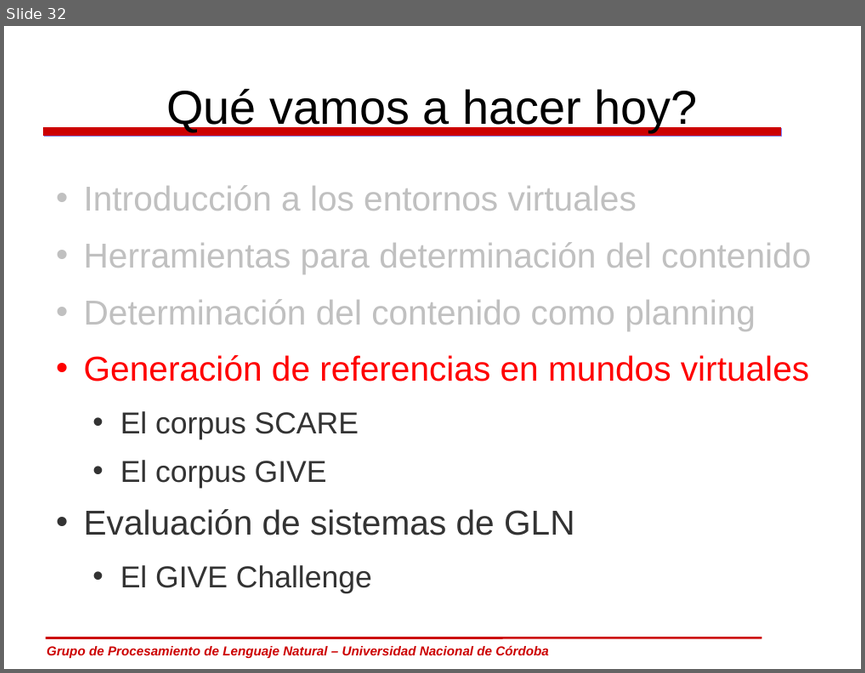
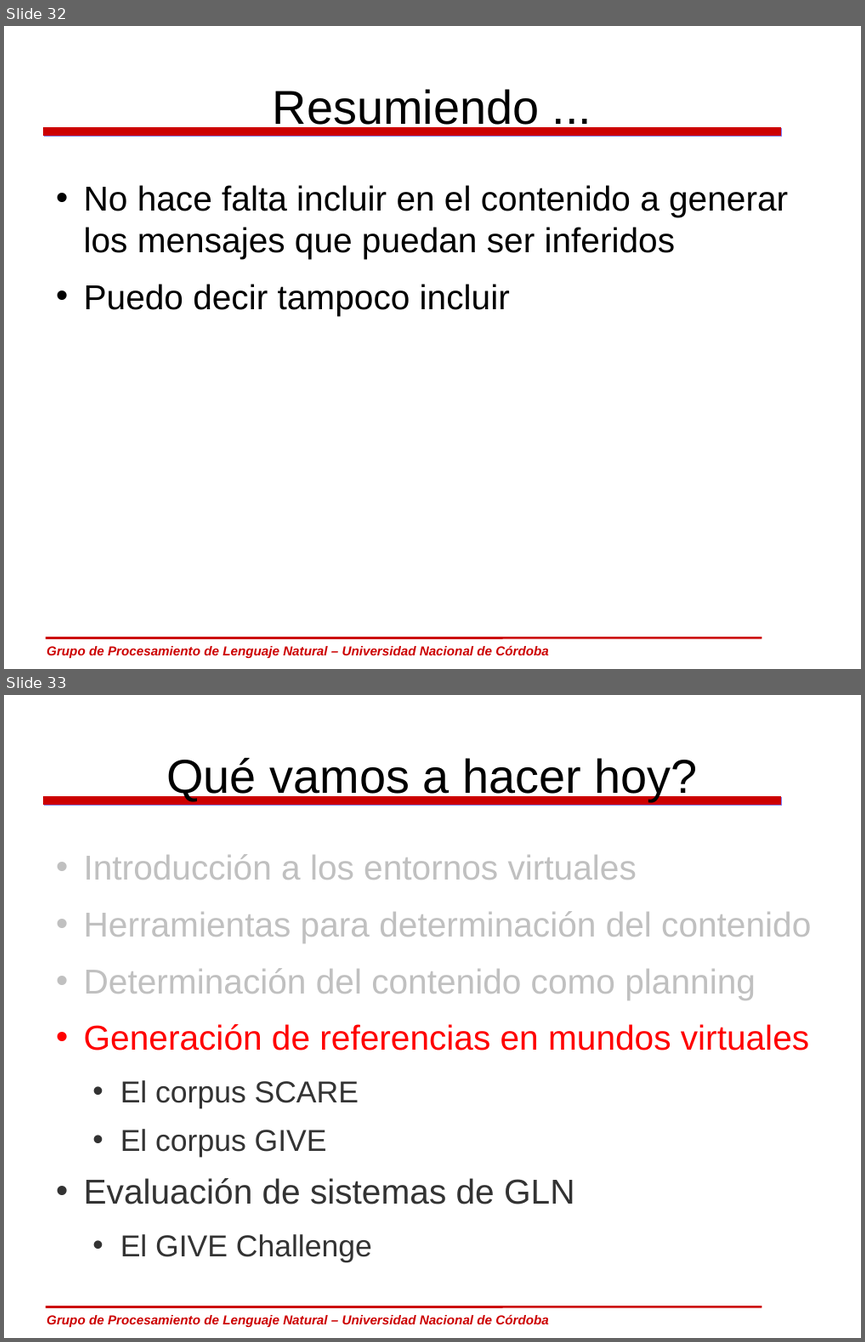
Before and after one commit to carlosareces/elic10, a slide deck: slides/dia5.odp. Shown one above the other, each under a label of ours: slide 32 before the commit, slides 32 and 33 after it. The pictures are 865x673 and 865x1342 pixels, drawn with LibreOffice and Linux fonts; fonts in the diff are those of the drawing; background and template pictures are left out. Boxes give left, top, right and bottom in pixels: in the first picture for what was removed or moved away, otherwise in the second. Text is boxed around its words. In the diff, an @@ line names an element or a change of style, - is before the commit and + after.

```diff
--- a/slides/dia5.odp
+++ b/slides/dia5.odp
@@ slide 32 added at [4, 26, 861, 669], background #FFFFFF; not listed: 3 template elements that a slide beside it also shows @@
@@ title added at [273, 89, 540, 132], 44 pt, text #000000 @@
+Resumiendo ...
@@ text added at [84, 185, 788, 315], 32 pt, text #000000 @@
+• No hace falta incluir en el contenido a generar los mensajes que puedan ser inferidos
+• Puedo decir tampoco incluir
@@ what was slide 32 is now slide 33 @@
```
Also in this commit, not shown: 6 slides changed, 3 other slides added, 1 other file.
